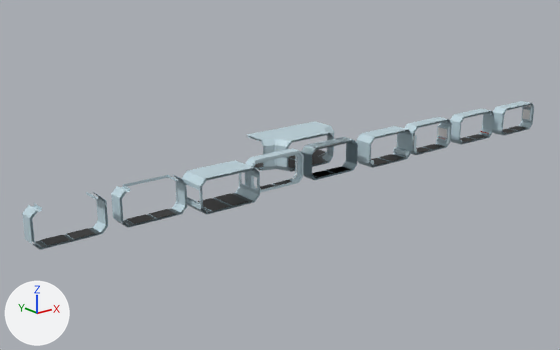
The Blender file 3d-models/modular-assets.blend as it was, and as the next commit left it.
Before and after are seen from a 50 mm lens placed at (-35.3, -39.0, 15.1), pointed at (-2.0, 2.6, -1.6). The axes (+X, +Y, +Z) are drawn at lower left. The lights are the same throughout.
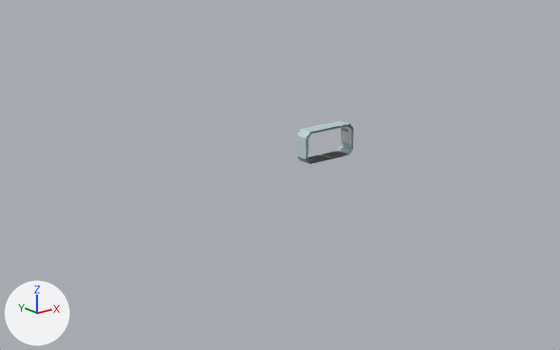
The change in detail:
Object 'Cube.003' (ob_cube_003) moves from (10.11, -0.55, -1.05) to (0.0, 0.0, 0.0).
Object 'Cube.003' (ob_cube_003) is now hidden.
Object 'Cube.004' (ob_cube_004) moves from (-9.51, -1.0, -1.05) to (0.0, 0.0, 0.0).
Object 'Cube.004' (ob_cube_004) is now hidden.
Object 'Cube.005' (ob_cube_005) moves from (5.22, -0.67, -1.05) to (0.0, 0.0, 0.0).
Object 'Cube.005' (ob_cube_005) is now hidden.
Object 'Cube.006' (ob_cube_006) moves from (-4.82, -0.36, -1.05) to (0.0, 0.0, 0.0).
Object 'Cube.006' (ob_cube_006) is now hidden.
Object 'Cube.007' (ob_cube_007) is deleted.
Object 'Cube.010' (ob_cube_010) moves from (20.37, -1.08, -1.05) to (0.0, 0.0, 0.0).
Object 'Cube.013' (ob_cube_013) moves from (-19.45, -0.48, -1.05) to (0.0, 0.0, 0.0).
Object 'Cube.013' (ob_cube_013) is now hidden.
Object 'Cube.011' (ob_cube_011) moves from (-14.24, -0.5, -1.05) to (0.0, 0.0, 0.0).
Object 'Cube.011' (ob_cube_011) is now hidden.
Object 'Cube.015' (ob_cube_015) moves from (15.49, -0.59, -1.1) to (0.0, 0.0, 0.0).
Object 'Cube.015' (ob_cube_015) is now hidden.
Object 'Cube.008' (ob_cube_008) moves from (0.0, 4.89, -1.05) to (0.0, 0.0, 0.0).
Object 'Cube.008' (ob_cube_008) is now hidden.

Boxes [x1, y1, x2, y2] around the edits, measured in the pictures (560 x 350 px):
'Cube.004', hidden: before [182, 160, 260, 215]
'Cube.008', hidden: before [247, 122, 334, 172]
'Cube.010', moved: before [493, 101, 534, 135]; after [296, 121, 354, 164]
'Cube.013', hidden: before [22, 192, 108, 250]
'Cube.011', hidden: before [111, 175, 187, 228]
'Cube.005', hidden: before [356, 126, 412, 168]
'Cube.007', deleted: before [301, 137, 358, 180]
'Cube.006', hidden: before [245, 148, 304, 193]
'Cube.003', hidden: before [405, 117, 452, 155]
'Cube.015', hidden: before [450, 109, 494, 145]
